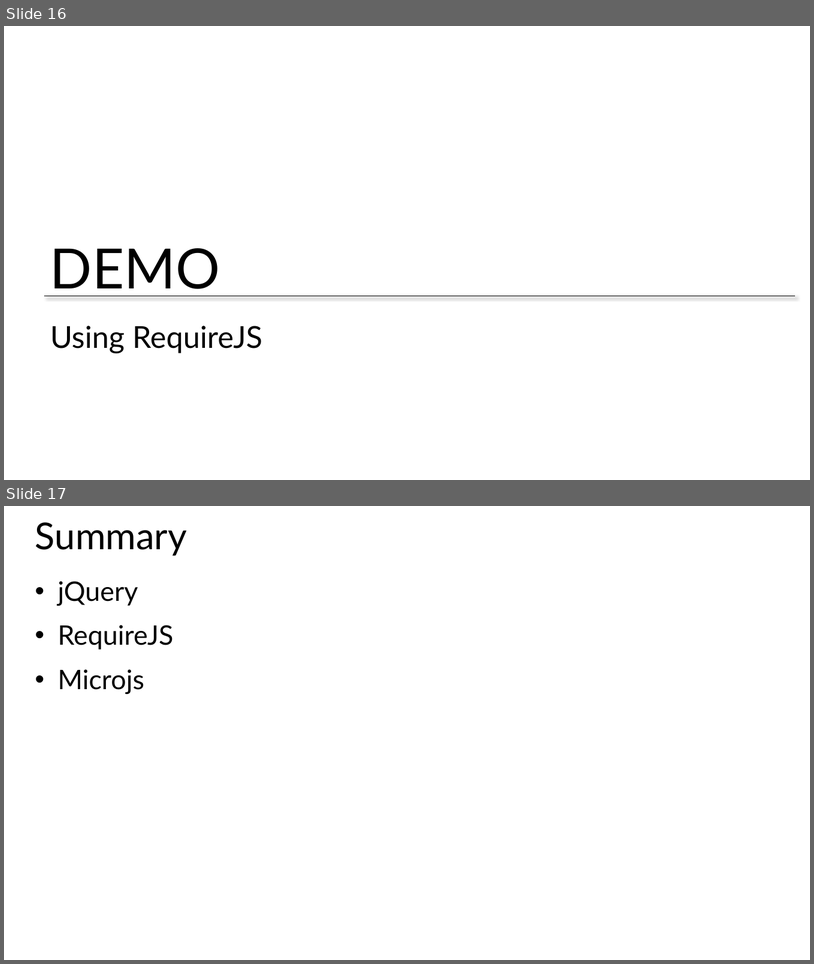
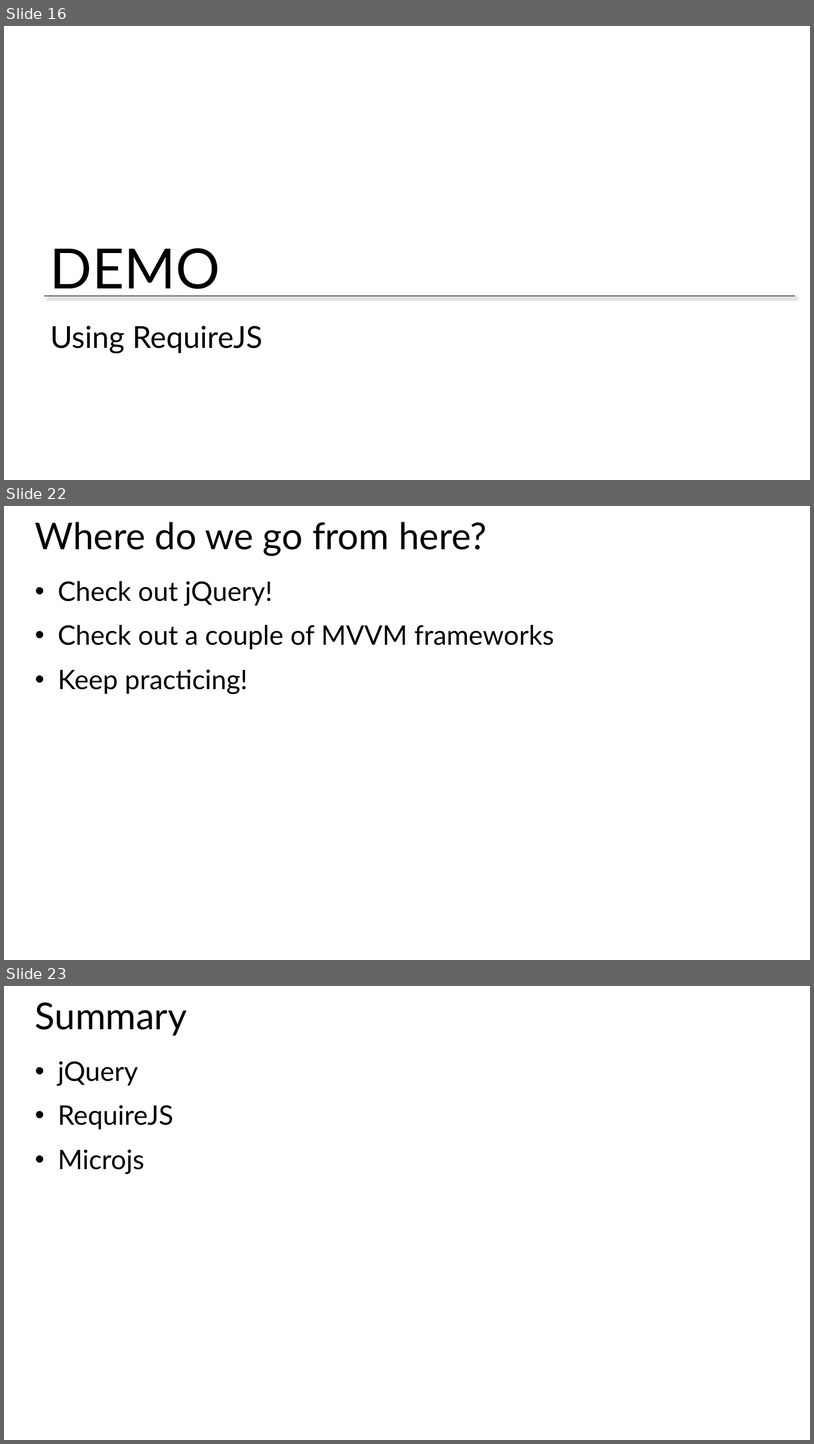
Before and after one commit to Amart85/JavaScript-Experienced-Developers, a slide deck: Slides/Module 5 - JS Libraries.pptx. Shown one above the other, each under a label of ours: slides 16 and 17 before the commit, slides 16, 22 and 23 after it; the slides between them are not shown. The pictures are 814x964 and 814x1444 pixels, drawn with LibreOffice and Linux fonts; fonts in the diff are those of the drawing; background and template pictures are left out. Boxes give left, top, right and bottom in pixels: in the first picture for what was removed or moved away, otherwise in the second. Text is boxed around its words. In the diff, an @@ line names an element or a change of style, - is before the commit and + after.

```diff
--- a/Slides/Module 5 - JS Libraries.pptx
+++ b/Slides/Module 5 - JS Libraries.pptx
@@ slide 22 added at bbox=[4, 506, 810, 960], background #FFFFFF @@
@@ title added at bbox=[35, 522, 487, 556], 44 pt, text #000000 @@
+Where do we go from here?
@@ text added at bbox=[58, 581, 554, 694], 32 pt, text #000000 @@
+• Check out jQuery!
+• Check out a couple of MVVM frameworks
+• Keep practicing!
@@ what was slide 17 is now slide 23 @@
```
Also in this commit, not shown: 1 slide changed, 5 other slides added.
